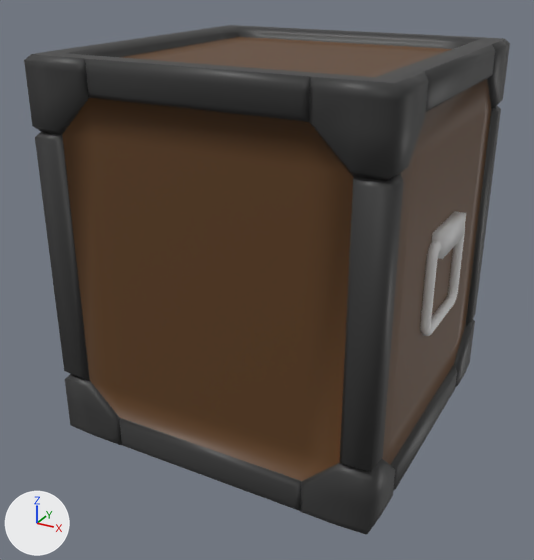
A saved change to the FBX model Assets/Prefabs/Props/Caisses/CaisseBasFond/Caisse_BasFond_Poignee.fbx.
The view is the same before and after, from a camera (50 mm lens) standing at (0.889, -1.72, 1.239) and looking at (-0.024, -0.06, 0.41). The lights are fixed; the arrows at lower left show +X, +Y and +Z. Where no turn or scale is listed for an object, it has been applied to the vertices.
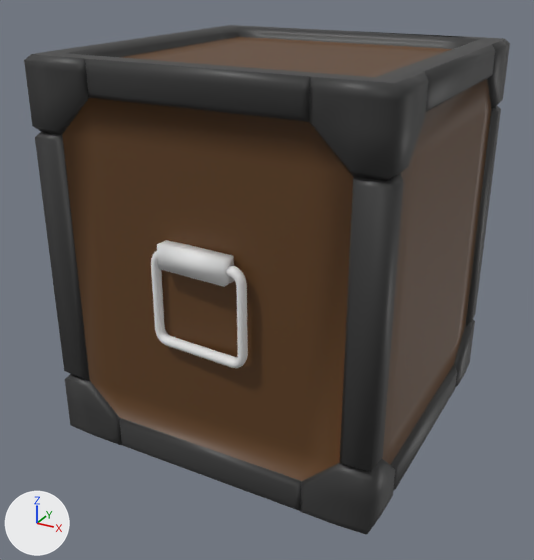
Changed parts and their boxes (x1, y1, x2, y2) in the pictures (534 x 560 px):
```json
{"part": 1, "of": "me_cube_004", "change": "added", "after": [151, 251, 248, 368]}
{"part": 2, "of": "me_cube_004", "change": "deleted", "before": [420, 230, 465, 336]}
{"part": 3, "of": "me_cube_004", "change": "deleted", "before": [432, 211, 466, 259]}
{"part": 4, "of": "me_cube_004", "change": "added", "after": [157, 240, 234, 287]}
```

Edits to the scene script, one JSON object a line:
```json
{"block": "me_cube_004", "where": "# used by ob_cube_002; location = (0.039, 0.013, 0.517)"}
{"op": "remove", "block": "me_cube_004", "code": "me_cube_004.from_pydata(...)  # 1120 vertices, 1106 faces; spans x -0.509..0.428, y -0.458..0.454, z -0.517..0.513"}
{"op": "add", "block": "me_cube_004", "code": "me_cube_004.from_pydata(...)  # 1120 vertices, 1106 faces; spans x -0.497..0.416, y -0.486..0.47, z -0.517..0.513"}
{"block": "me_cube_004", "change": "me_cube_004 part 1: a new loose piece of 264 vertices spanning x -0.162..0.102, y -0.482..-0.438, z -0.149..0.104, in mat_texturepoignee_001 (white #e7e7e7)"}
{"block": "me_cube_004", "change": "me_cube_004 part 2: the loose piece of 264 vertices spanning x 0.395..0.422, y -0.135..0.13, z -0.149..0.104 is deleted"}
{"block": "me_cube_004", "change": "me_cube_004 part 3: the loose piece of 8 vertices spanning x 0.391..0.428, y -0.1..0.087, z 0.06..0.12 is deleted"}
{"block": "me_cube_004", "change": "me_cube_004 part 4: 8 vertices added at x -0.128..0.061, y -0.486..-0.437, z 0.06..0.12"}
```
